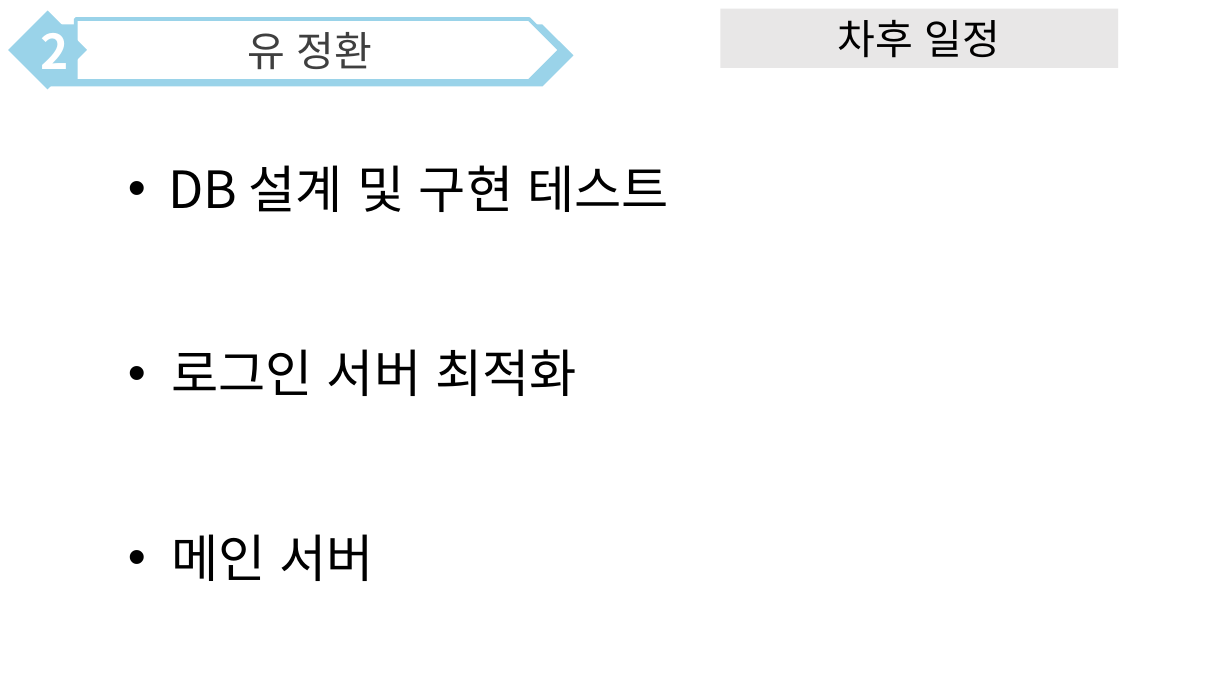
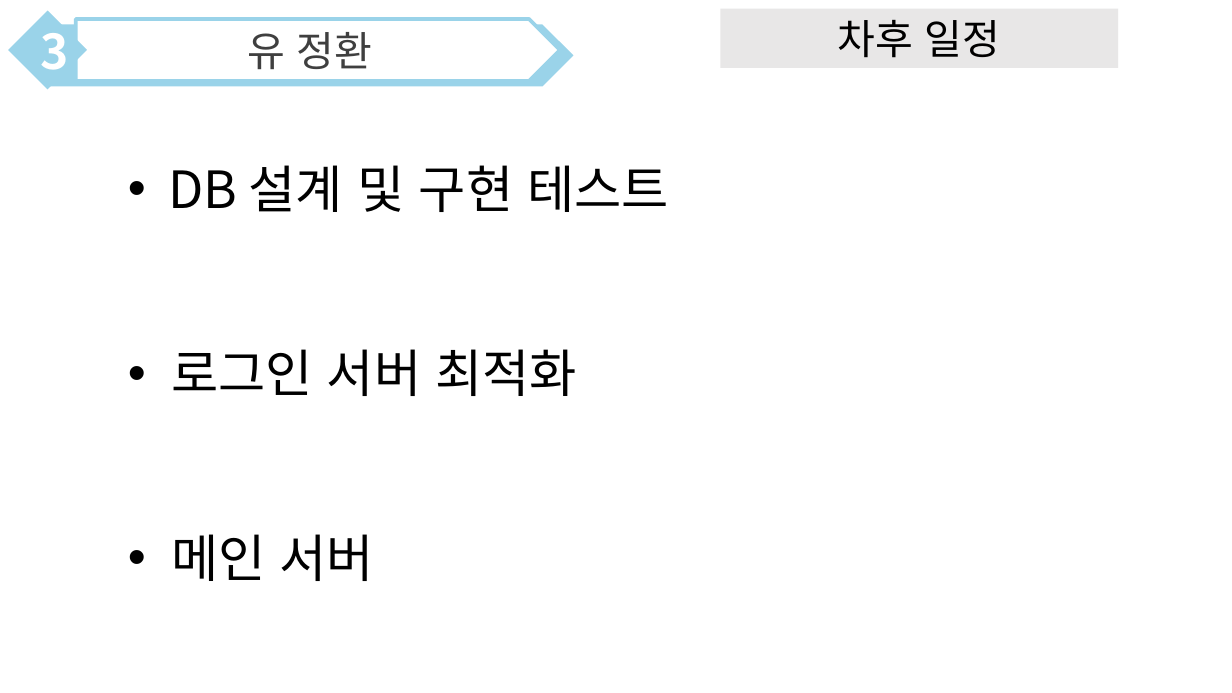
Before and after one commit to DonutFedy/mgcProject, a slide deck: slide 7 of 인턴프로젝트_2차발표.pptx (slide 6 before the commit). Drawn at 1232x693 pixels with LibreOffice and Linux fonts; fonts in the diff are those of the drawing; background and template pictures are left out. Boxes give left, top, right and bottom in pixels: in the first picture for what was removed or moved away, otherwise in the second. Text is boxed around its words. In the diff, an @@ line names an element or a change of style, - is before the commit and + after.

```diff
--- a/인턴프로젝트_2차발표.pptx
+++ b/인턴프로젝트_2차발표.pptx
@@ text in diamond at (x1=40, y1=19, x2=68, y2=70): text changed @@
-2
+3
```
Also in this commit, not shown: 5 other slides changed, 1 other file.
